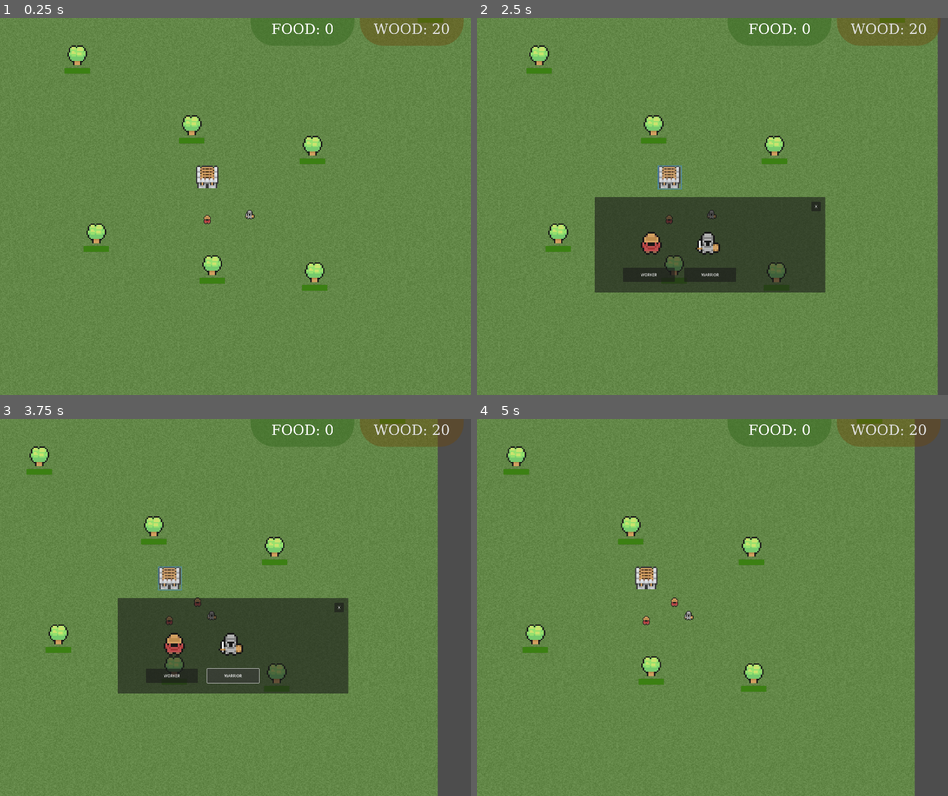
Above: before the commit, frames 1-4 (two rows, left to right).
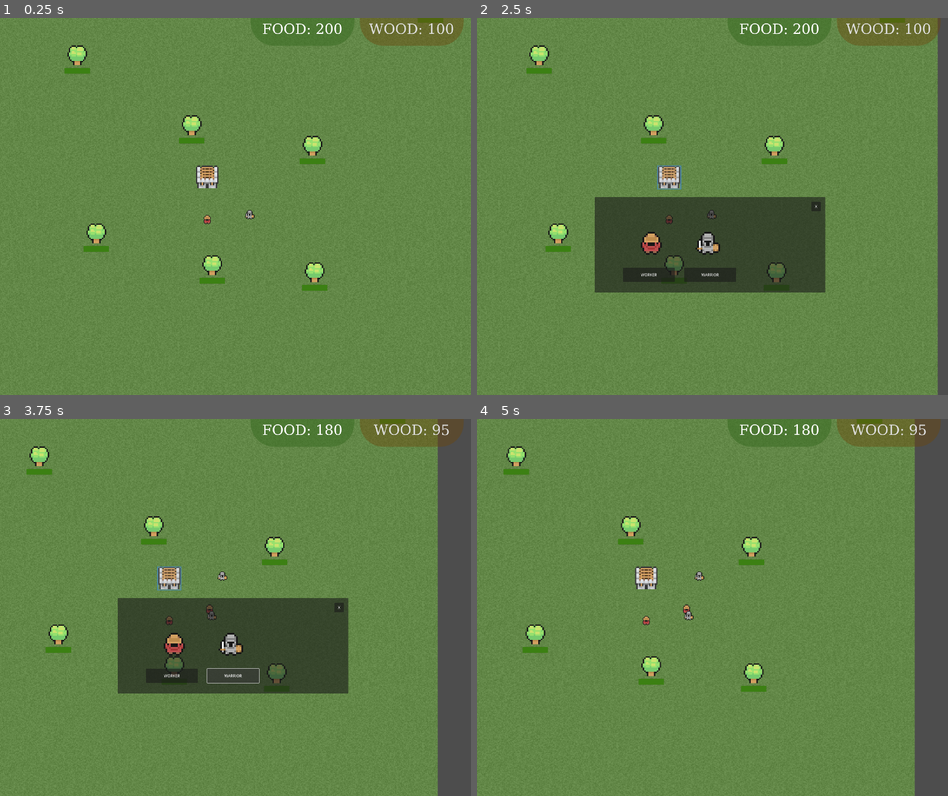
Above: after the commit, the same moments.

Repository: thejameswilliam/RTS-Game
Game: Godot game, scene res://world.tscn
The game is run twice, just before and just after one commit, with the same random seed, the same clock (stepped at 60 frames per second) and the same inputs.
Inputs (mouse positions are in pixels of both pictures, inside the frame that each line leads up to):
- Up to frame 1 (0.25 s): no input
- Up to frame 2 (2.5 s): tap Enter at 0.5 s; drag from (684, 217) to (792, 274) at 0.52 s; drag from (684, 217) to (792, 274) at 1.27 s; move the mouse to (684, 176) at 2.02 s; hold Right (ui_right) from 2.03 s (still down); tap Mouse wheel down (WheelDown) at 2.1 s; click (684, 176) at 2.17 s
- Up to frame 3 (3.75 s): release Right (ui_right) at 2.75 s; click "WORKER" at 2.75 s; click "WARRIOR" at 3.5 s
- Up to frame 4 (5 s): click "X" at 4.25 s

The runs differ from the first frame. In frame 1, 0.5% of the frame differs, in the area x 55-97%, y 1-5%; in frame 2, 0.5%, in the area x 38-97%, y 1-46%; in frame 3, 0.4%; in frame 4, 0.4%.

Commit message:
unit cost system.

Diff:
--- a/Global/Game.gd
+++ b/Global/Game.gd
@@ -3,8 +3,11 @@
 
 @onready var spawn = preload("res://Global/spawn_unit.tscn")
 
-var Wood: int = 20
-var Food: int = 0
+
+var Resources = {
+	"Wood" = 100,
+	"Food" = 200
+}
 
 var WorkerStats = {
 					"pos" = Vector2(300,300),
--- a/Global/spwn_unit.gd
+++ b/Global/spwn_unit.gd
@@ -9,7 +9,12 @@
 	var worldPath = get_tree().get_root().get_node("World")
 	var worker1 = worker.instantiate()
 
-	unitPath.add_child(worker1)
+	if _check_resource_cost(worker1):
+		worker1.position = _get_random_starting_location()
+		unitPath.add_child(worker1)
+	else :
+		pass
+
 
 	worldPath.get_units()
 
@@ -17,14 +22,46 @@
 
 
 func _on_create_warrior_pressed():
+
 	var unitPath = get_tree().get_root().get_node("World/Units")
 	var worldPath = get_tree().get_root().get_node("World")
 	var warrior1 = warrior.instantiate()
-	warrior1.position = Vector2(300, 300)
-	unitPath.add_child(warrior1)
+
+	if _check_resource_cost(warrior1):
+		warrior1.position = _get_random_starting_location()
+		unitPath.add_child(warrior1)
+	else :
+		pass
+
 
 	worldPath.get_units()
 
+
+func _get_random_starting_location():
+	var random = RandomNumberGenerator.new()
+	random.randomize()
+	return Vector2((0 + random.randi_range(-40, 40)),(0 + random.randi_range(-40, 40)))
+
+
+func _check_resource_cost(unit):
+	var can_purchase = true
+	for i in unit.cost:
+		var resource = unit.cost[i]
+		#print(str(i) + ": " + str(resource))
+		if resource > 0:
+			if Game.Resources[i] < resource:
+				print("cant afford it")
+				can_purchase = false
+
+	if can_purchase:
+		for i in unit.cost:
+			var resource = unit.cost[i]
+			if resource > 0:
+				Game.Resources[i] -= resource
+
+		print('can purchase')
+
+	return true
 
 
 func _on_close_pressed():
--- a/Houses/workerHouse.tscn
+++ b/Houses/barracls.tscn
@@ -1,7 +1,7 @@
 [gd_scene load_steps=5 format=3 uid="uid://occa8lx1sxeo"]
 
-[ext_resource type="Texture2D" uid="uid://b87jyy7lt6s2e" path="res://images/MiniWorldSprites/Buildings/Wood/Barracks.png" id="1_epl14"]
-[ext_resource type="Script" path="res://Houses/workerHouse.gd" id="1_qqs56"]
+[ext_resource type="Script" path="res://Houses/barracks.gd" id="1_5t64f"]
+[ext_resource type="Texture2D" uid="uid://b87jyy7lt6s2e" path="res://images/MiniWorldSprites/Buildings/Wood/Barracks.png" id="2_nhl0m"]
 
 [sub_resource type="RectangleShape2D" id="RectangleShape2D_0vc6x"]
 size = Vector2(32, 33)
@@ -17,7 +17,7 @@
 
 [node name="BarbHouse" type="StaticBody2D"]
 input_pickable = true
-script = ExtResource("1_qqs56")
+script = ExtResource("1_5t64f")
 
 [node name="CollisionShape2D" type="CollisionShape2D" parent="."]
 position = Vector2(0, -16.5)
@@ -26,14 +26,14 @@
 [node name="Barracks" type="Sprite2D" parent="."]
 position = Vector2(0, -17)
 scale = Vector2(2, 2)
-texture = ExtResource("1_epl14")
+texture = ExtResource("2_nhl0m")
 hframes = 4
 vframes = 5
 
 [node name="Selected" type="Panel" parent="."]
-offset_left = -16.0
+offset_left = -17.0
 offset_top = -33.0
-offset_right = 18.0
+offset_right = 17.0
 offset_bottom = 1.0
 mouse_filter = 1
 theme_override_styles/panel = SubResource("StyleBoxFlat_pb1ru")
--- a/UI/ui.gd
+++ b/UI/ui.gd
@@ -5,5 +5,5 @@
 @onready var food_label: Label = $FoodLabel
 
 func _process(_delta):
-	wood_label.text = "Wood: " + str(Game.Wood)
-	food_label.text = "Food: " + str(Game.Food)
+	wood_label.text = "Wood: " + str(Game.Resources["Wood"])
+	food_label.text = "Food: " + str(Game.Resources["Food"])
--- a/World Objects/tree.gd
+++ b/World Objects/tree.gd
@@ -42,7 +42,7 @@
 	if state == "chopping" :
 		var shopSeed = 1 * unitsCount
 		treeHealth -= shopSeed
-		Game.Wood += shopSeed
+		Game.Resources.Wood += shopSeed
 	elif state == "growing" :
 		if treeHealth < totalTreeHealth:
 			treeHealth += 0.25
@@ -54,7 +54,7 @@
 
 
 func tree_chopped():
-	Game.Wood += 5
+	Game.Resources.Wood += 5
 	state = "dead"
 	queue_free()
 
--- a/units/warrior.gd
+++ b/units/warrior.gd
@@ -7,6 +7,10 @@
 @onready var target = position
 var folow_cursor: bool = false
 var speed = 40
+var cost = {
+	"Wood": 5,
+	"Food": 10
+}
 
 func _ready():
 	set_selected(selected)
--- a/units/worker.gd
+++ b/units/worker.gd
@@ -7,6 +7,10 @@
 @onready var target = position
 var folow_cursor: bool = false
 var speed = 60
+var cost = {
+	"Wood": 0,
+	"Food": 10
+}
 
 func _ready():
 	set_selected(selected)
--- a/world.tscn
+++ b/world.tscn
@@ -6,7 +6,7 @@
 [ext_resource type="Texture2D" uid="uid://i10bximvko5u" path="res://images/MiniWorldSprites/Ground/TexturedGrass.png" id="2_srcar"]
 [ext_resource type="PackedScene" uid="uid://dqa0sxgaqcyjp" path="res://World Objects/tree.tscn" id="4_dbqhf"]
 [ext_resource type="PackedScene" uid="uid://bg2ohhatacu6c" path="res://UI/ui.tscn" id="5_v8451"]
-[ext_resource type="PackedScene" uid="uid://occa8lx1sxeo" path="res://Houses/workerHouse.tscn" id="7_230ge"]
+[ext_resource type="PackedScene" uid="uid://occa8lx1sxeo" path="res://Houses/barracls.tscn" id="7_230ge"]
 [ext_resource type="PackedScene" uid="uid://b57ofnq5htffv" path="res://units/warrior.tscn" id="8_6l7lt"]
 
 [node name="World" type="Node2D"]
Renamed: Houses/workerHouse.gd -> Houses/barracks.gd
